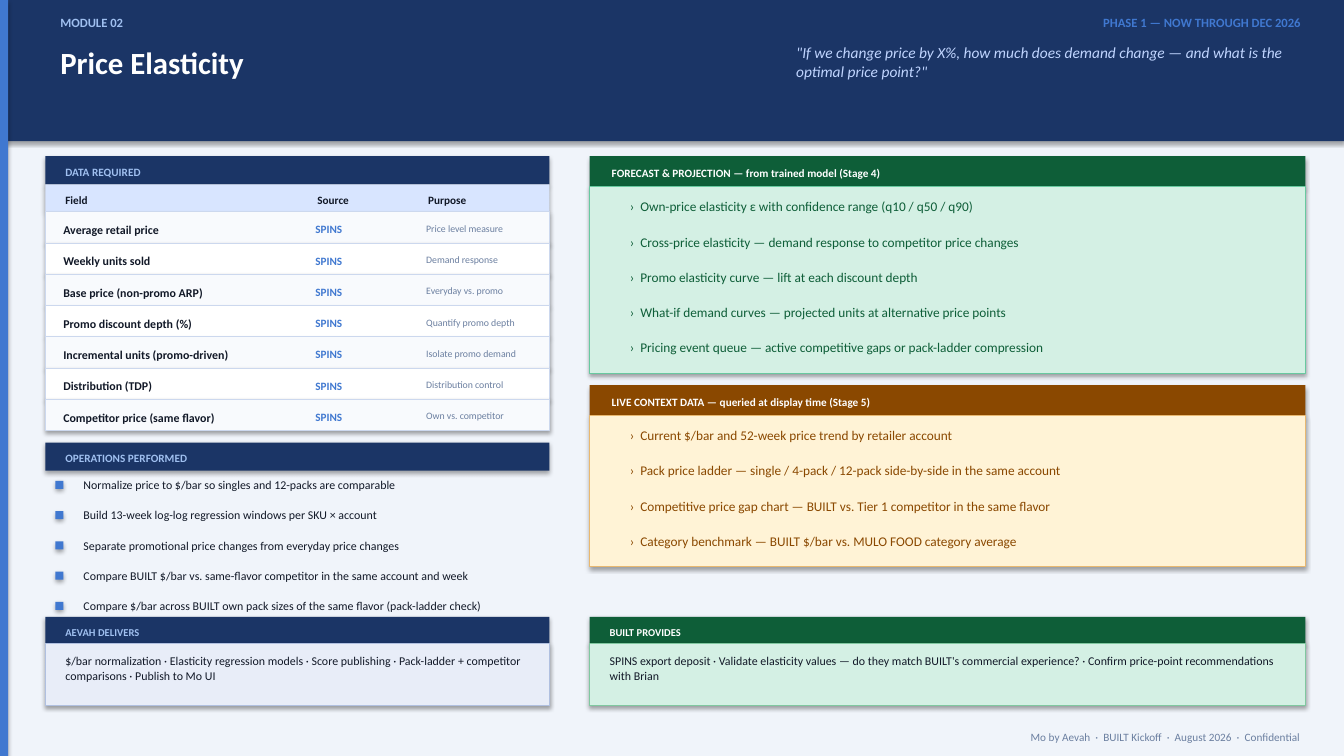
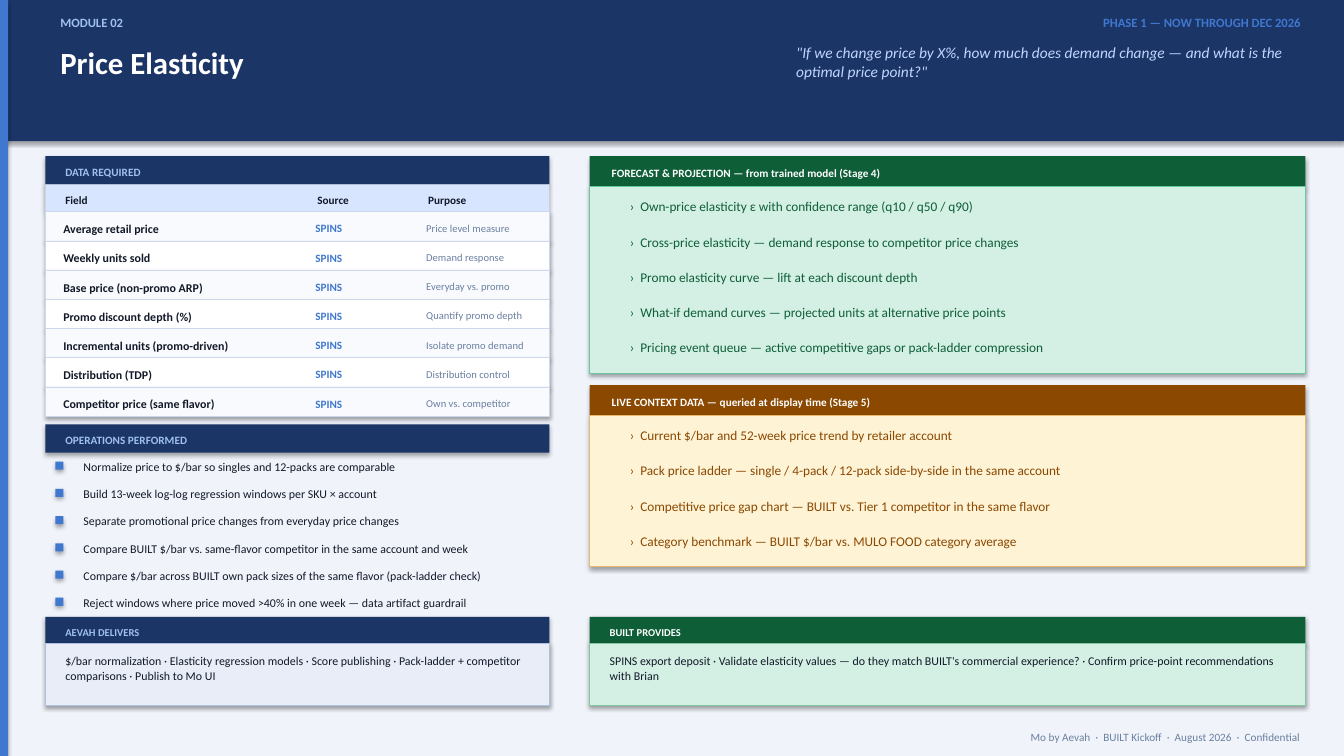
Before and after one commit to theroblong/built-mo-preview, a slide deck: slide 5 of mockups/mo_data_ops_kickoff.pptx. Drawn at 1344x756 pixels with LibreOffice and Linux fonts; fonts in the diff are those of the drawing. Boxes give left, top, right and bottom in pixels: in the first picture for what was removed or moved away, otherwise in the second. Text is boxed around its words. In the diff, an @@ line names an element or a change of style, - is before the commit and + after.

```diff
--- a/mockups/mo_data_ops_kickoff.pptx
+++ b/mockups/mo_data_ops_kickoff.pptx
@@ rectangle: place and size @@
-rectangle at bbox=[45, 243, 549, 274]
+rectangle at bbox=[45, 241, 549, 270]
@@ 2 texts, 2 rectangles: place and size @@
-2 texts, 2 rectangles at bbox=[45, 274, 549, 337]
+2 texts, 2 rectangles at bbox=[45, 270, 549, 329]
@@ 9 texts, 3 rectangles: place and size @@
-9 texts, 3 rectangles at bbox=[45, 319, 549, 431]
+9 texts, 3 rectangles at bbox=[45, 312, 549, 416]
@@ 3 texts: place and size @@
-3 texts at bbox=[63, 412, 504, 424]
+3 texts at bbox=[63, 399, 511, 410]
@@ size 7 to 7.5 pt in 7 elements at bbox=[426, 225, 509, 232], bbox=[426, 254, 504, 263], bbox=[426, 283, 510, 292], bbox=[426, 312, 522, 321], bbox=[426, 342, 523, 351], bbox=[426, 370, 509, 378], bbox=[426, 400, 511, 409] @@
@@ text "Normalize price to $/bar so ...": place and size @@
-text "Normalize price to $/bar so ..." at bbox=[83, 480, 395, 491]
+text "Normalize price to $/bar so ..." at bbox=[83, 462, 395, 473]
@@ 3 rectangles, 1 text: place and size @@
-3 rectangles, 1 text at bbox=[45, 443, 549, 519]
+3 rectangles, 1 text at bbox=[45, 424, 549, 497]
@@ text "Build 13-week log-log regression windows ...": place and size @@
-text "Build 13-week log-log regression windows ..." at bbox=[83, 510, 376, 521]
+text "Build 13-week log-log regression windows ..." at bbox=[83, 489, 376, 500]
@@ text "Separate promotional price changes from ...": place and size @@
-text "Separate promotional price changes from ..." at bbox=[83, 541, 399, 552]
+text "Separate promotional price changes from ..." at bbox=[83, 516, 399, 527]
@@ rectangle: place and size @@
-rectangle at bbox=[55, 541, 64, 549]
+rectangle at bbox=[55, 516, 64, 524]
@@ text "Compare $/bar across BUILT own ...": place and size @@
-text "Compare $/bar across BUILT own ..." at bbox=[83, 601, 481, 612]
+text "Compare $/bar across BUILT own ..." at bbox=[83, 571, 481, 582]
@@ 2 rectangles, 1 text: place and size @@
-2 rectangles, 1 text at bbox=[55, 571, 468, 610]
+2 rectangles, 1 text at bbox=[55, 543, 468, 579]
@@ rectangle: place and size @@
-rectangle at bbox=[55, 632, 64, 640]
+rectangle at bbox=[55, 598, 64, 606]
@@ text "Reject windows where price moved ...": place and size @@
-text "Reject windows where price moved ..." at bbox=[83, 630, 466, 644]
+text "Reject windows where price moved ..." at bbox=[83, 598, 466, 609]
```
Also in this commit, not shown: 5 other slides changed, 1 other file.
